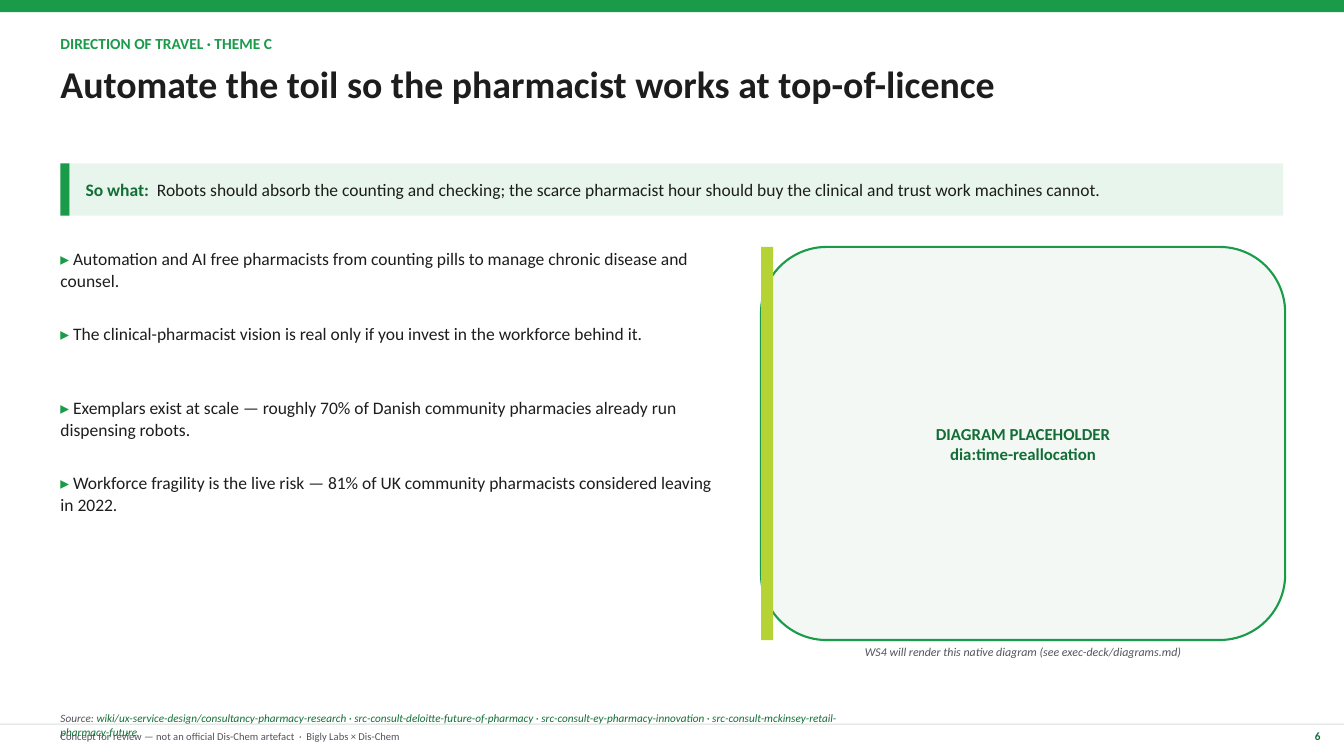
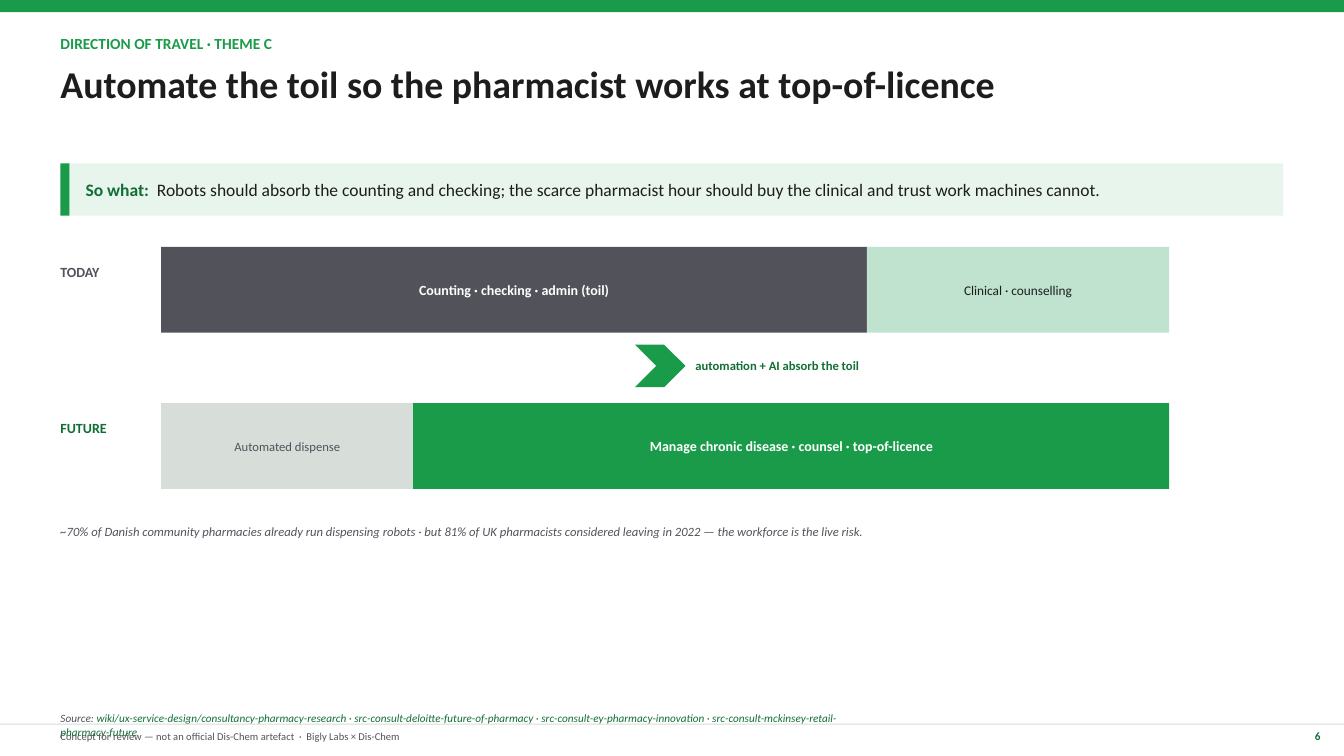
Before and after one commit to jianreis/tamsin-work, a slide deck: slide 6 of deliverables/00-scripting-strategy-deck.pptx. Drawn at 1344x756 pixels with LibreOffice and Linux fonts; fonts in the diff are those of the drawing. Boxes give left, top, right and bottom in pixels: in the first picture for what was removed or moved away, otherwise in the second. Text is boxed around its words. In the diff, an @@ line names an element or a change of style, - is before the commit and + after.

```diff
--- a/deliverables/00-scripting-strategy-deck.pptx
+++ b/deliverables/00-scripting-strategy-deck.pptx
@@ text removed at bbox=[60, 253, 688, 287] @@
-▸ Automation and AI free pharmacists from counting pills to manage chronic disease and counsel.
@@ text added at bbox=[60, 268, 99, 277], 10 pt, text #52525B, bold @@
+TODAY
@@ rectangle added at bbox=[161, 247, 867, 333], fill #52525B, 10 pt, text #FFFFFF, bold @@
+Counting · checking · admin (toil)
@@ rounded rectangle removed at bbox=[761, 247, 1286, 640] @@
-DIAGRAM PLACEHOLDER
-dia:time-reallocation
@@ rectangle removed at bbox=[761, 247, 773, 640] @@
@@ rectangle added at bbox=[867, 247, 1170, 333], fill #BFE3CF, 9.5 pt, text #1D1D1D @@
+Clinical · counselling
@@ text removed at bbox=[73, 328, 642, 343] @@
-▸ The clinical-pharmacist vision is real only if you invest in the workforce behind it.
@@ chevron added at bbox=[635, 345, 686, 387], fill #1A9B4A @@
@@ text added at bbox=[695, 361, 859, 370], 9 pt, text #126E35, bold @@
+automation + AI absorb the toil
@@ text removed at bbox=[60, 402, 676, 439] @@
-▸ Exemplars exist at scale — roughly 70% of Danish community pharmacies already run dispensing robots.
@@ rectangle added at bbox=[161, 403, 413, 489], fill #D7DDD9, 9 pt, text #52525B @@
+Automated dispense
@@ rectangle added at bbox=[413, 403, 1170, 489], fill #1A9B4A, 10 pt, text #FFFFFF, bold @@
+Manage chronic disease · counsel · top-of-licence
@@ text added at bbox=[60, 424, 106, 433], 10 pt, text #126E35, bold @@
+FUTURE
@@ text removed at bbox=[60, 477, 711, 511] @@
-▸ Workforce fragility is the live risk — 81% of UK community pharmacists considered leaving in 2022.
@@ text added at bbox=[60, 527, 863, 538], 9 pt, text #52525B, italic @@
+~70% of Danish community pharmacies already run dispensing robots · but 81% of UK pharmacists considered leaving in 2022 — the workforce is the live risk.
@@ text removed at bbox=[865, 647, 1181, 658] @@
-WS4 will render this native diagram (see exec-deck/diagrams.md)
```
Also in this commit, not shown: 30 other slides changed, 2 slides removed, 4 other files.
